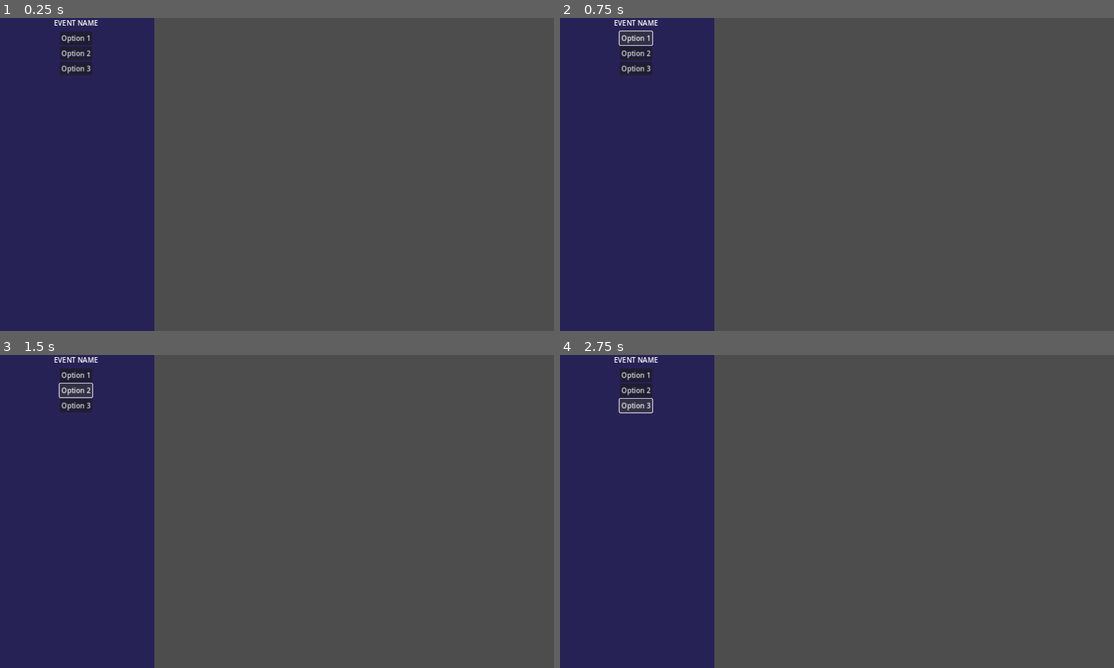
Above: before the commit, frames 1-4 (two rows, left to right).
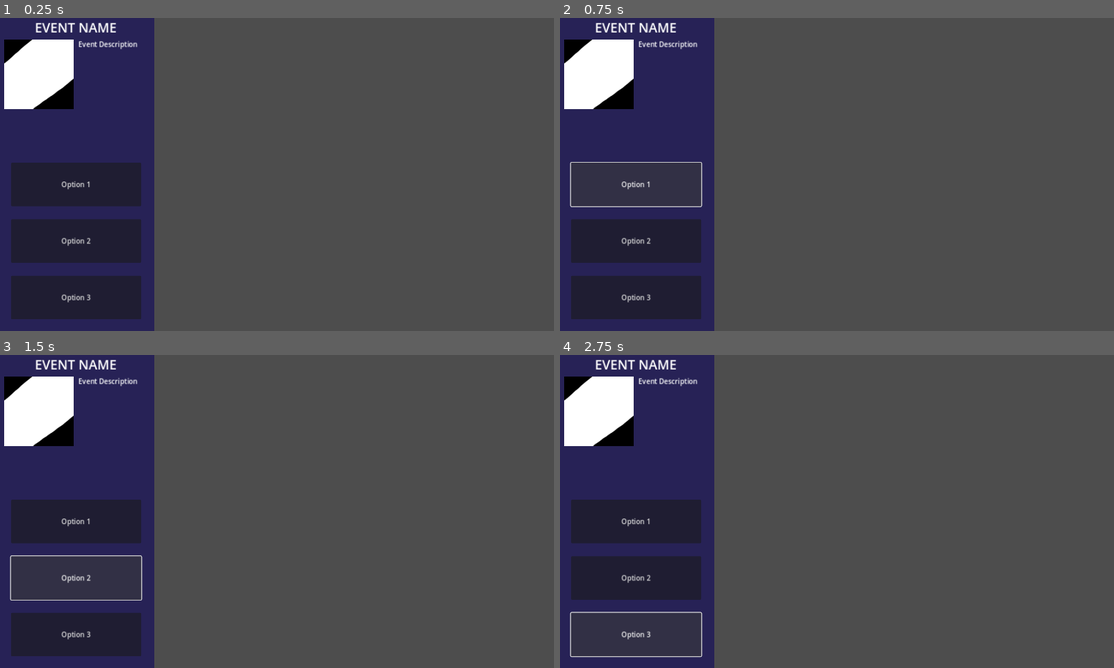
Above: after the commit, the same moments.

Repository: Evenwood/godotgamejam77
Game: Godot game, scene res://EventControl/Event.tscn
Same seed, same stepped clock (60 frames per second), same inputs: the game is played once before the commit and once after it. The project has no main scene, so this scene is started directly.
Inputs:
- Up to frame 1 (0.25 s): no input
- Up to frame 2 (0.75 s): click "Option 1" at 0.5 s
- Up to frame 3 (1.5 s): click "Option 2" at 1.25 s
- Up to frame 4 (2.75 s): click "Option 3" at 2 s

The runs differ from the first frame. In frame 1, 13% of the frame differs, in the area x 0-26%, y 0-97%; in frame 2, 10%; in frame 3, 10%; in frame 4, 11%.

Commit message:
Added a simple asset to test the image for the event ui, added the complete suite of controls for the ui, and attached a script to the ui

Diff:
--- a/game/EventControl/Event.tscn
+++ b/game/EventControl/Event.tscn
@@ -1,7 +1,12 @@
-[gd_scene format=3 uid="uid://dxayhd2enrxhi"]
+[gd_scene load_steps=3 format=3 uid="uid://dxayhd2enrxhi"]
+
+[ext_resource type="Script" path="res://EventControl/event.gd" id="1_rgnu6"]
+[ext_resource type="Texture2D" uid="uid://uwx3gpirfrsv" path="res://Assets/test-event-image.png" id="1_strl5"]
 
 [node name="Event" type="Control"]
 layout_mode = 3
+anchors_preset = 0
+script = ExtResource("1_rgnu6")
 metadata/_edit_use_anchors_ = true
 
 [node name="EventCanvas" type="CanvasLayer" parent="."]
@@ -28,34 +33,54 @@
 metadata/_edit_use_anchors_ = true
 
 [node name="EventName" type="Label" parent="EventCanvas/EventUIContainer"]
+custom_minimum_size = Vector2(0, 45)
 layout_mode = 2
+theme_override_font_sizes/font_size = 30
 text = "Event Name"
 horizontal_alignment = 1
 uppercase = true
 
 [node name="EventDescriptionContainer" type="HBoxContainer" parent="EventCanvas/EventUIContainer"]
 layout_mode = 2
+theme_override_constants/separation = 10
 
-[node name="EventImage" type="TextureRect" parent="EventCanvas/EventUIContainer/EventDescriptionContainer"]
+[node name="MarginContainer" type="MarginContainer" parent="EventCanvas/EventUIContainer/EventDescriptionContainer"]
 layout_mode = 2
+theme_override_constants/margin_left = 15
+theme_override_constants/margin_right = 0
+
+[node name="EventImage" type="TextureRect" parent="EventCanvas/EventUIContainer/EventDescriptionContainer/MarginContainer"]
+layout_mode = 2
+texture = ExtResource("1_strl5")
+stretch_mode = 2
 
 [node name="EventDescription" type="RichTextLabel" parent="EventCanvas/EventUIContainer/EventDescriptionContainer"]
+custom_minimum_size = Vector2(160, 280)
 layout_mode = 2
+text = "Event Description"
 
 [node name="ChoiceContainer" type="CenterContainer" parent="EventCanvas/EventUIContainer"]
 layout_mode = 2
 
 [node name="VBoxContainer" type="VBoxContainer" parent="EventCanvas/EventUIContainer/ChoiceContainer"]
 layout_mode = 2
+theme_override_constants/separation = 30
 
 [node name="Option1" type="Button" parent="EventCanvas/EventUIContainer/ChoiceContainer/VBoxContainer"]
+custom_minimum_size = Vector2(300, 100)
 layout_mode = 2
 text = "Option 1"
 
 [node name="Option2" type="Button" parent="EventCanvas/EventUIContainer/ChoiceContainer/VBoxContainer"]
+custom_minimum_size = Vector2(300, 100)
 layout_mode = 2
 text = "Option 2"
 
 [node name="Option3" type="Button" parent="EventCanvas/EventUIContainer/ChoiceContainer/VBoxContainer"]
+custom_minimum_size = Vector2(300, 100)
 layout_mode = 2
 text = "Option 3"
+
+[connection signal="pressed" from="EventCanvas/EventUIContainer/ChoiceContainer/VBoxContainer/Option1" to="." method="_on_option_1_pressed"]
+[connection signal="pressed" from="EventCanvas/EventUIContainer/ChoiceContainer/VBoxContainer/Option2" to="." method="_on_option_2_pressed"]
+[connection signal="pressed" from="EventCanvas/EventUIContainer/ChoiceContainer/VBoxContainer/Option3" to="." method="_on_option_3_pressed"]
--- /dev/null
+++ b/game/EventControl/event.gd
@@ -0,0 +1,23 @@
+extends Control
+
+
+# Called when the node enters the scene tree for the first time.
+func _ready() -> void:
+	pass # Replace with function body.
+
+
+# Called every frame. 'delta' is the elapsed time since the previous frame.
+func _process(delta: float) -> void:
+	pass
+
+
+func _on_option_1_pressed() -> void:
+	pass # Replace with function body.
+
+
+func _on_option_2_pressed() -> void:
+	pass # Replace with function body.
+
+
+func _on_option_3_pressed() -> void:
+	pass # Replace with function body.
Binary file added: game/Assets/test-event-image.png
Not shown, added: game/Assets/test-event-image.png.import
